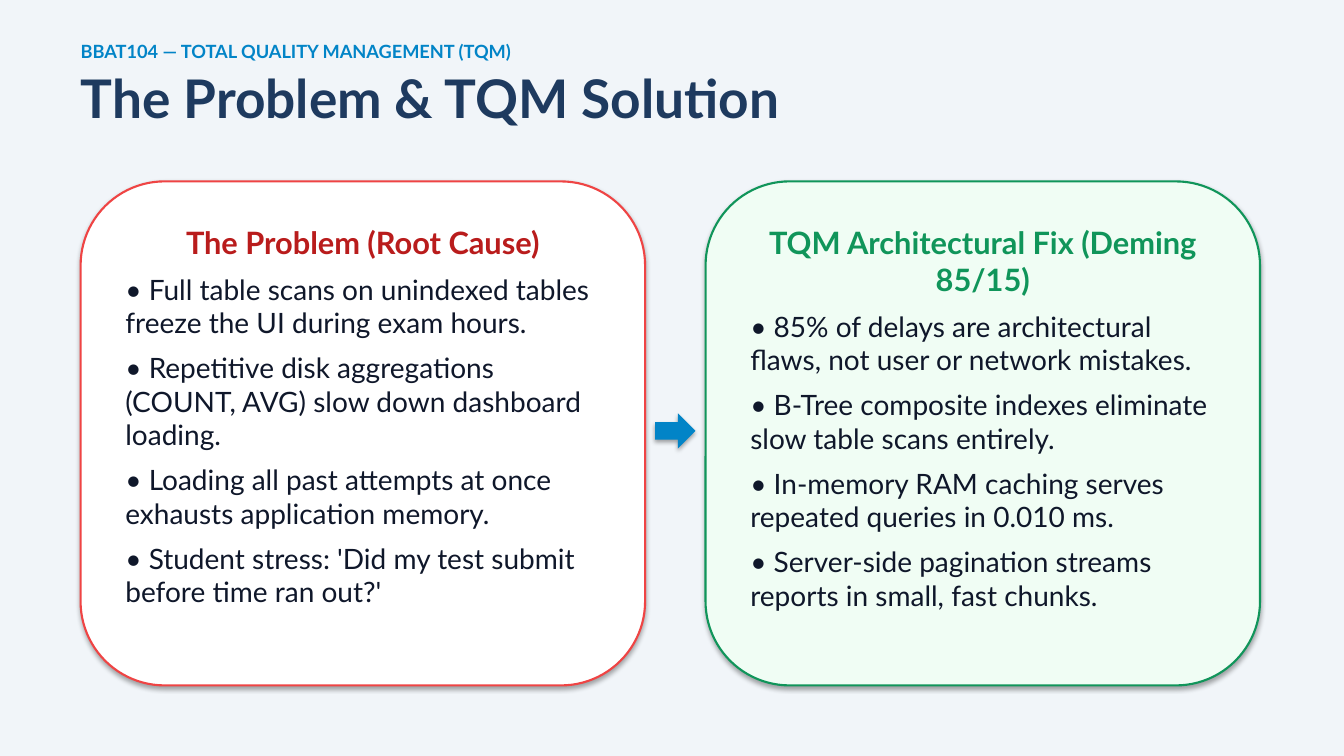
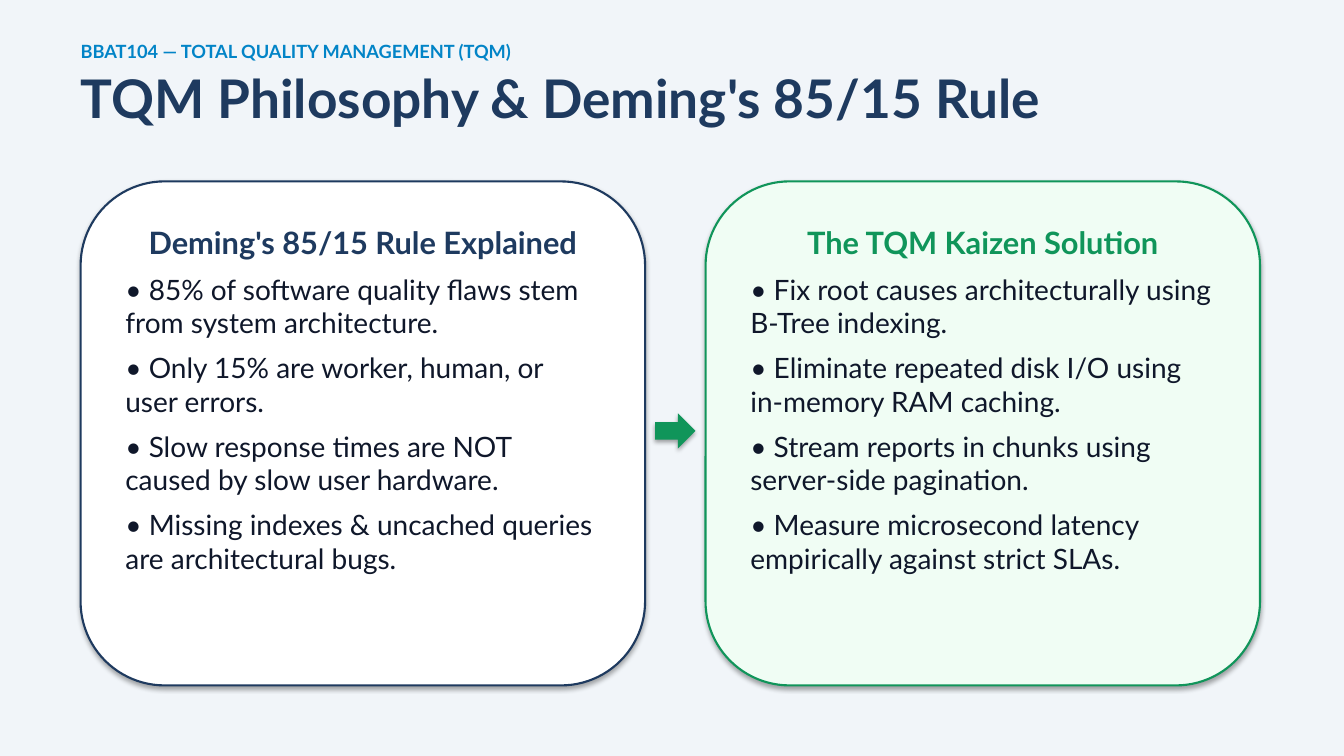
Before and after one commit to Shaan276/BBAT104_TQM_2410301049, a slide deck: slide 3 of Final Documents/TQM_Project_Presentation_BBAT104_2410301049.pptx (slide 2 before the commit). Drawn at 1344x756 pixels with LibreOffice and Linux fonts; fonts in the diff are those of the drawing. Boxes give left, top, right and bottom in pixels: in the first picture for what was removed or moved away, otherwise in the second. Text is boxed around its words. In the diff, an @@ line names an element or a change of style, - is before the commit and + after.

```diff
--- a/Final Documents/TQM_Project_Presentation_BBAT104_2410301049.pptx
+++ b/Final Documents/TQM_Project_Presentation_BBAT104_2410301049.pptx
@@ text at [81, 78, 1040, 128]: text changed @@
-The Problem & TQM Solution
+TQM Philosophy & Deming's 85/15 Rule
@@ rounded rectangle "Deming's 85/15 Rule Explained" at [81, 181, 645, 686]: outline #EF4444 1.5 pt to #1E3A5F 1.5 pt @@
@@ text in rounded rectangle at [125, 231, 592, 574]: text changed @@
-The Problem (Root Cause)
-• Full table scans on unindexed tables freeze the UI during exam hours.
-• Repetitive disk aggregations (COUNT, AVG) slow down dashboard loading.
-• Loading all past attempts at once exhausts application memory.
-• Student stress: 'Did my test submit before time ran out?'
+Deming's 85/15 Rule Explained
+• 85% of software quality flaws stem from system architecture.
+• Only 15% are worker, human, or user errors.
+• Slow response times are NOT caused by slow user hardware.
+• Missing indexes & uncached queries are architectural bugs.
@@ text in rounded rectangle at [750, 231, 1211, 574]: text changed @@
-TQM Architectural Fix (Deming 85/15)
-• 85% of delays are architectural flaws, not user or network mistakes.
-• B-Tree composite indexes eliminate slow table scans entirely.
-• In-memory RAM caching serves repeated queries in 0.010 ms.
-• Server-side pagination streams reports in small, fast chunks.
+The TQM Kaizen Solution
+• Fix root causes architecturally using B-Tree indexing.
+• Eliminate repeated disk I/O using in-memory RAM caching.
+• Stream reports in chunks using server-side pagination.
+• Measure microsecond latency empirically against strict SLAs.
@@ right arrow at [655, 413, 696, 449]: fill #0284C7 to #10955A @@
```
Also in this commit, not shown: 2 other slides changed, 6 slides added, 1 slide removed.
